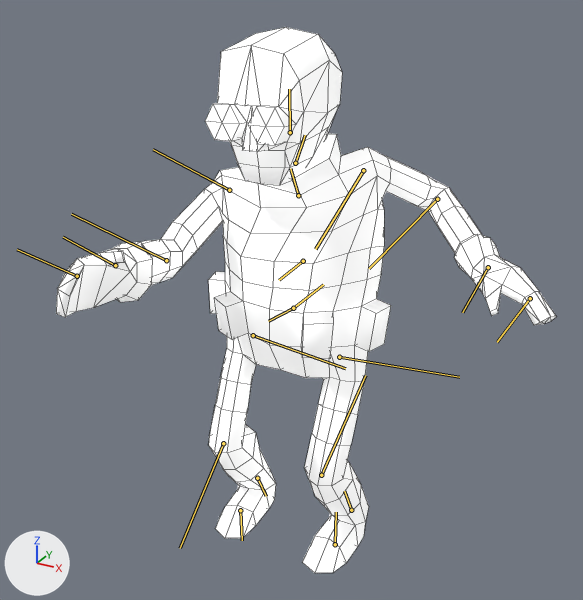
What one commit did to the FBX model Assets/Characters/Thief@ShootWeapon.fbx.
One viewpoint serves both versions: a 50 mm lens placed at (0.0132, -0.0236, 0.0223), pointed at (0.0014, -0.0022, 0.0116). Arrows for +X, +Y and +Z are at lower left; the lights stay in place. Both versions are drawn at frame 1 of the action 'Take 001'; the numbers are the values there. The bones that bend it are drawn over the model as lines. Mesh edges are drawn as thin lines.

Names of what the first picture shows: 'Thief_Body'.
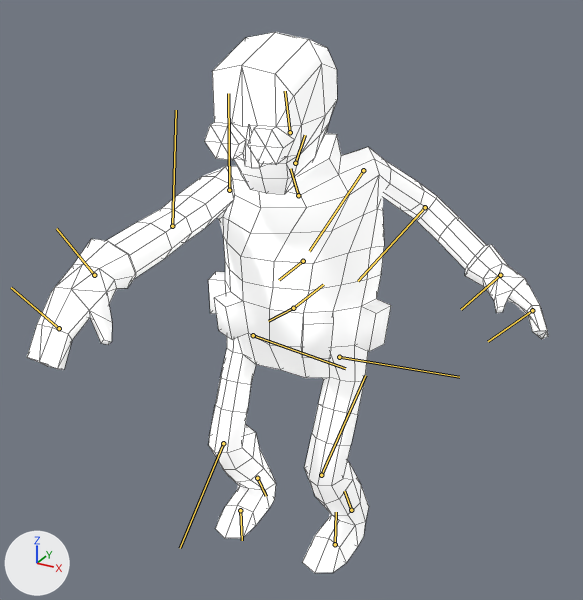
Where the change shows, as pixel boxes [x1, y1, x2, y2] in the pictures (583 x 600 px):
'Thief_Body', posed
    before: [56, 27, 556, 573]
    after: [27, 32, 548, 573]
bone 'Head', root to tip
    before: (290, 132) to (289, 89)
    after: (290, 132) to (285, 91)
bone 'LeftShoulder', root to tip
    before: (363, 170) to (315, 249)
    after: (363, 170) to (309, 251)
bone 'LeftElbow', root to tip
    before: (437, 199) to (369, 268)
    after: (425, 207) to (358, 281)
bone 'LeftWrist', root to tip
    before: (488, 267) to (462, 312)
    after: (500, 275) to (461, 309)
bone 'RightShoulder', root to tip
    before: (229, 190) to (153, 149)
    after: (229, 190) to (228, 93)
bone 'RightElbow', root to tip
    before: (166, 260) to (71, 214)
    after: (172, 226) to (176, 110)
bone 'RightWrist', root to tip
    before: (115, 265) to (63, 237)
    after: (94, 275) to (56, 228)

What the commit changed:
Bone 'Head' (bone_head) turns from (0, -14, 1) to (12, -14, 1) degrees about its own x, y and z.
Bone 'LeftShoulder' (bone_leftshoulder) turns from (-15, -13, -7) to (-4, -20, -16) degrees about its own x, y and z.
Bone 'LeftElbow' (bone_leftelbow) turns from (0, 72, -10) to (0, 46, -7) degrees about its own x, y and z.
Bone 'LeftWrist' (bone_leftwrist) turns from (-14, -8, 9) to (-1, 24, -10) degrees about its own x, y and z.
Bone 'RightShoulder' (bone_rightshoulder) turns from (32, 36, -16) to (-28, 60, 8) degrees about its own x, y and z.
Bone 'RightElbow' (bone_rightelbow) turns from (0, 47, -7) to (0, -9, 1) degrees about its own x, y and z.
Bone 'RightWrist' (bone_rightwrist) turns from (-2, -7, -1) to (16, 6, -29) degrees about its own x, y and z.
